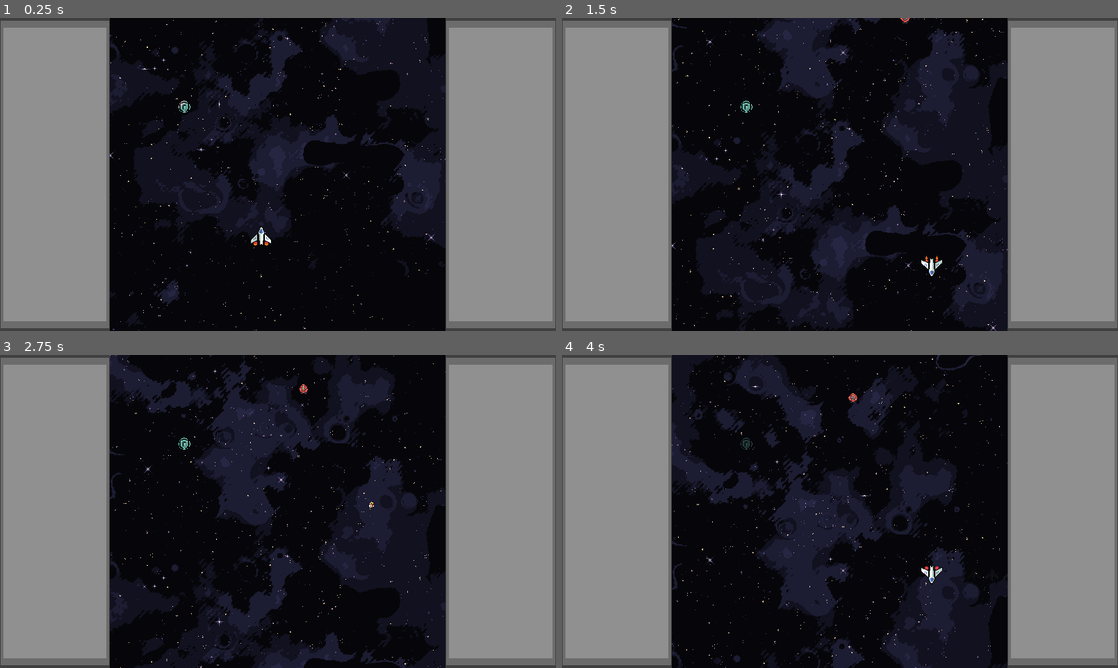
Above: before the commit, frames 1-4 (two rows, left to right).
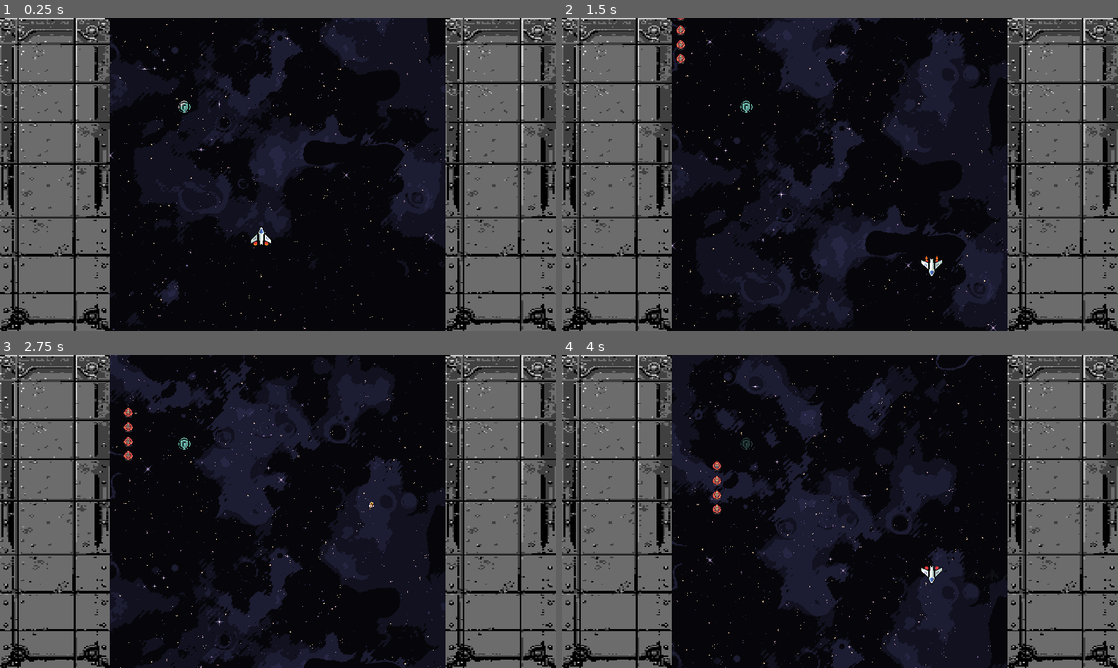
Above: after the commit, the same moments.

Repository: vezer1993/space-shooter-roguelike
Game: Godot game, scene res://Scenes/game.tscn
Same seed, same stepped clock (60 frames per second), same inputs: the game is played once before the commit and once after it.
Inputs:
- Up to frame 1 (0.25 s): no input
- Up to frame 2 (1.5 s): hold D (move_right) 0.53-1.28 s; tap Space (rotate) at 0.6 s; hold S (move_down) from 1.28 s (still down); tap Shift (dodge) at 1.35 s
- Up to frame 3 (2.75 s): tap Space (rotate) at 1.55, 2.1 s; release S (move_down) at 2.03 s; hold D (move_right) from 2.03 s (still down)
- Up to frame 4 (4 s): release D (move_right) at 2.78 s; hold W (move_forward) 2.78-3.53 s; tap Space (rotate) at 2.85, 3.8 s; hold A (move_left) from 3.53 s (still down); tap Shift (dodge) at 3.6 s

The runs differ from the first frame. In frame 1, 37% of the frame differs, in the area x 0-100%, y 0-100%; in frame 2, 38%; in frame 3, 38%; in frame 4, 38%.

Commit message:
enemy movement
enemy movement path2d

Diff:
--- a/Scenes/Components/Enemies/EnemySpawner.gd
+++ b/Scenes/Components/Enemies/EnemySpawner.gd
@@ -2,6 +2,7 @@
 
 @export var enemy_scenes: Array[PackedScene]
 @export var enabled: bool = true
+@export var path_resources: Array[Curve2D]  # preload different curves
 
 var spawn_list: Array[Dictionary] = []
 var enemy_container: Node
@@ -10,10 +11,10 @@
 	enemy_container = get_node("../Enemies")
 
 	spawn_list = [
-		{ "enemy": 0, "count": 1, "delay": 1.0, "side": "top" },
-		{ "enemy": 0, "count": 1, "delay": 2.5, "side": "left" },
-		{ "enemy": 0, "count": 1, "delay": 2.5, "side": "right" },
-		{ "enemy": 0, "count": 1, "delay": 4.0, "side": "random" }
+		{ "enemy": 0, "count": 4, "delay": 1.0, "side": "top" },
+		#{ "enemy": 0, "count": 1, "delay": 2.5, "side": "left" },
+		#{ "enemy": 0, "count": 1, "delay": 2.5, "side": "right" },
+		#{ "enemy": 0, "count": 1, "delay": 4.0, "side": "random" }
 	]
 
 	if enabled:
@@ -32,14 +33,15 @@
 		var side: String = spawn.get("side", "top")
 		var area := get_spawn_area(side)
 
+		var y_offset = 0;
+
 		for i in count:
 			var enemy = enemy_scenes[scene_idx].instantiate()
-			var pos = area.position + Vector2(
-				randf_range(0, area.size.x),
-				randf_range(0, area.size.y)
-			)
-			enemy.global_position = pos
+			enemy.position.y += y_offset
+			y_offset += 30
 			enemy_container.add_child(enemy)
+			var curve = path_resources.pick_random()
+			enemy.curve = curve
 
 func get_spawn_area(side: String) -> Rect2:
 	var screen_size = get_viewport().get_visible_rect().size
--- a/Scenes/Components/Enemies/enemy_spawner.tscn
+++ b/Scenes/Components/Enemies/enemy_spawner.tscn
@@ -1,8 +1,10 @@
-[gd_scene load_steps=2 format=3 uid="uid://b21j2qgh8a61t"]
+[gd_scene load_steps=3 format=3 uid="uid://b21j2qgh8a61t"]
 
 [ext_resource type="Script" path="res://Scenes/Components/Enemies/EnemySpawner.gd" id="1_j4hxg"]
+[ext_resource type="Curve2D" uid="uid://dvwlbaaa177pq" path="res://Scenes/Components/Movements/path2D_movement_1.tres" id="2_fdm3v"]
 
 [node name="EnemySpawner" type="Node2D"]
 script = ExtResource("1_j4hxg")
+path_resources = Array[Curve2D]([ExtResource("2_fdm3v")])
 
 [node name="Enemies" type="Node2D" parent="."]
--- /dev/null
+++ b/Scenes/Components/Enemies/enemy_template_2.gd
@@ -0,0 +1,19 @@
+extends Path2D
+
+
+@onready var path_follow := $PathFollow2D
+@onready var path2d := $"."  # parent of PathFollow2D
+
+@export var speed := 100.0
+var done := false
+
+func _process(delta):
+	if done:
+		global_position.y += speed * delta  # Continue downward
+		return
+
+	path_follow.progress += speed * delta
+
+	var path_length: float = path2d.curve.get_baked_length()
+	if path_follow.progress >= path_length:
+		done = true
--- /dev/null
+++ b/Scenes/Components/Enemies/enemy_template_2.tscn
@@ -0,0 +1,36 @@
+[gd_scene load_steps=7 format=3 uid="uid://b45of5yft1cwf"]
+
+[ext_resource type="Script" path="res://Scenes/Components/Enemies/enemy_template_2.gd" id="1_elu68"]
+[ext_resource type="Script" path="res://Scenes/Components/Enemies/types/enemy.gd" id="1_xttsg"]
+[ext_resource type="Texture2D" uid="uid://q43xb4y1kpeq" path="res://Art/Enemies/enemy_1.png" id="2_5btbb"]
+[ext_resource type="PackedScene" uid="uid://cfd4qhx203iyv" path="res://Art/Enemies/HP/hp.tscn" id="3_ad4i3"]
+
+[sub_resource type="Curve2D" id="Curve2D_0ei6t"]
+
+[sub_resource type="CircleShape2D" id="CircleShape2D_u4ayy"]
+radius = 13.0
+
+[node name="Enemy" type="Path2D"]
+curve = SubResource("Curve2D_0ei6t")
+script = ExtResource("1_elu68")
+
+[node name="PathFollow2D" type="PathFollow2D" parent="."]
+rotates = false
+loop = false
+
+[node name="EnemyTemplate" type="Area2D" parent="PathFollow2D"]
+collision_layer = 2
+collision_mask = 5
+script = ExtResource("1_xttsg")
+
+[node name="Sprite2D" type="Sprite2D" parent="PathFollow2D/EnemyTemplate"]
+texture = ExtResource("2_5btbb")
+
+[node name="CollisionShape2D" type="CollisionShape2D" parent="PathFollow2D/EnemyTemplate"]
+position = Vector2(-1, -1)
+shape = SubResource("CircleShape2D_u4ayy")
+
+[node name="HP" parent="PathFollow2D/EnemyTemplate" instance=ExtResource("3_ad4i3")]
+max_hp = 20
+
+[connection signal="body_entered" from="PathFollow2D/EnemyTemplate" to="PathFollow2D/EnemyTemplate" method="_on_body_entered"]
--- /dev/null
+++ b/Scenes/Components/Movements/path2D_movement_1.tres
@@ -0,0 +1,7 @@
+[gd_resource type="Curve2D" format=3 uid="uid://dvwlbaaa177pq"]
+
+[resource]
+_data = {
+"points": PackedVector2Array(17, 127, -17, -127, 248, 27, 0, 0, 0, 0, 265, 113, -31.4645, -29.9661, 31.4645, 29.9661, 323, 233, -32.9628, 14.9831, 32.9628, -14.9831, 507, 304, 0, 0, 0, 0, 537, 233, 0, 0, 0, 0, 376, 188)
+}
+point_count = 6
--- /dev/null
+++ b/Scenes/Components/Movements/path2D_movement_1.tscn
@@ -0,0 +1,8 @@
+[gd_scene load_steps=2 format=3 uid="uid://danyidjn7u4w4"]
+
+[ext_resource type="Curve2D" uid="uid://dvwlbaaa177pq" path="res://Scenes/Components/Movements/path2D_movement_1.tres" id="1_80qms"]
+
+[node name="Path2D" type="Path2D"]
+position = Vector2(-469.422, 14.5181)
+scale = Vector2(1.92793, 0.952629)
+curve = ExtResource("1_80qms")
--- a/Scenes/game.tscn
+++ b/Scenes/game.tscn
@@ -2,7 +2,7 @@
 
 [ext_resource type="Script" path="res://Scenes/background.gd" id="1_qgja8"]
 [ext_resource type="PackedScene" uid="uid://b21j2qgh8a61t" path="res://Scenes/Components/Enemies/enemy_spawner.tscn" id="1_vl2dv"]
-[ext_resource type="PackedScene" uid="uid://bla5do36sugic" path="res://Scenes/Components/Enemies/types/drone/drone_wave_movement.tscn" id="2_k245a"]
+[ext_resource type="PackedScene" uid="uid://b45of5yft1cwf" path="res://Scenes/Components/Enemies/enemy_template_2.tscn" id="2_qcka5"]
 [ext_resource type="PackedScene" uid="uid://b68kfpa6h3bsw" path="res://Scenes/player_shuttle.tscn" id="3_bskt7"]
 [ext_resource type="Script" path="res://Scripts/HUD.gd" id="4_ebml8"]
 [ext_resource type="Texture2D" uid="uid://cf7klvykclwjb" path="res://Art/Backgrounds/space_background_final2.png" id="5_akqch"]
@@ -10,14 +10,14 @@
 [ext_resource type="Texture2D" uid="uid://cy4idk1urdl8p" path="res://Art/HP & SHIELD/hp_bar_fill_green.png" id="6_8uimc"]
 [ext_resource type="Texture2D" uid="uid://brpd8bywddyh" path="res://Art/HP & SHIELD/hp_bar_fill_red.png" id="7_arbu2"]
 [ext_resource type="PackedScene" uid="uid://d0kdjmwt1u5oq" path="res://Scenes/Components/PowerUP's/powerup.tscn" id="10_b5i1f"]
-[ext_resource type="Texture2D" uid="uid://ddvo2u3ghxi0y" path="res://Art/Backgrounds/UI_background.png" id="10_jl3e3"]
+[ext_resource type="Texture2D" uid="uid://c141ew3ask0qf" path="res://Art/Backgrounds/sidebar_1.png" id="10_r5efg"]
 
 [sub_resource type="ShaderMaterial" id="ShaderMaterial_rfiw0"]
 
 [node name="Game" type="Node2D"]
 
 [node name="EnemySpawner" parent="." instance=ExtResource("1_vl2dv")]
-enemy_scenes = Array[PackedScene]([ExtResource("2_k245a")])
+enemy_scenes = Array[PackedScene]([ExtResource("2_qcka5")])
 
 [node name="Enemies" type="Node2D" parent="."]
 
@@ -140,8 +140,7 @@
 anchor_bottom = 1.0
 grow_horizontal = 2
 grow_vertical = 2
-texture = ExtResource("10_jl3e3")
-expand_mode = 4
+texture = ExtResource("10_r5efg")
 
 [node name="Game" type="AspectRatioContainer" parent="Camera2D/HUD/Control/HBoxContainer"]
 layout_mode = 2
@@ -160,7 +159,7 @@
 anchor_bottom = 1.0
 grow_horizontal = 2
 grow_vertical = 2
-texture = ExtResource("10_jl3e3")
+texture = ExtResource("10_r5efg")
 expand_mode = 4
 
 [node name="Powerup" parent="." instance=ExtResource("10_b5i1f")]
Binary file added: Art/Backgrounds/sidebar_1.png
Not shown, added: Art/Backgrounds/sidebar_1.png.import
Binary file added: Art/Backgrounds/tile_UI.png
Not shown, added: Art/Backgrounds/tile_UI.png.import
